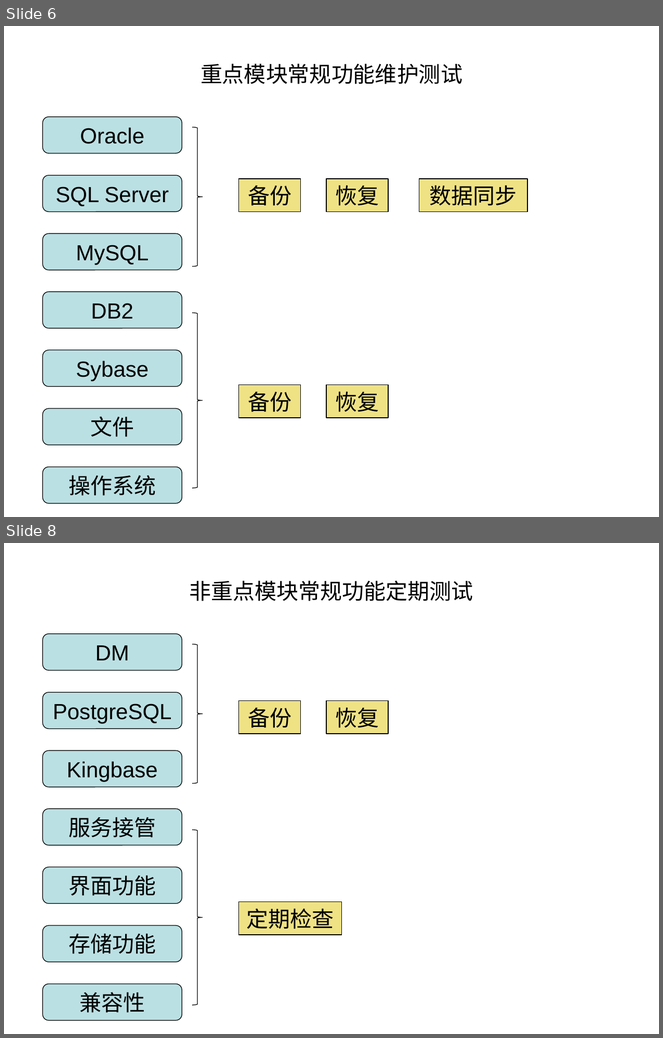
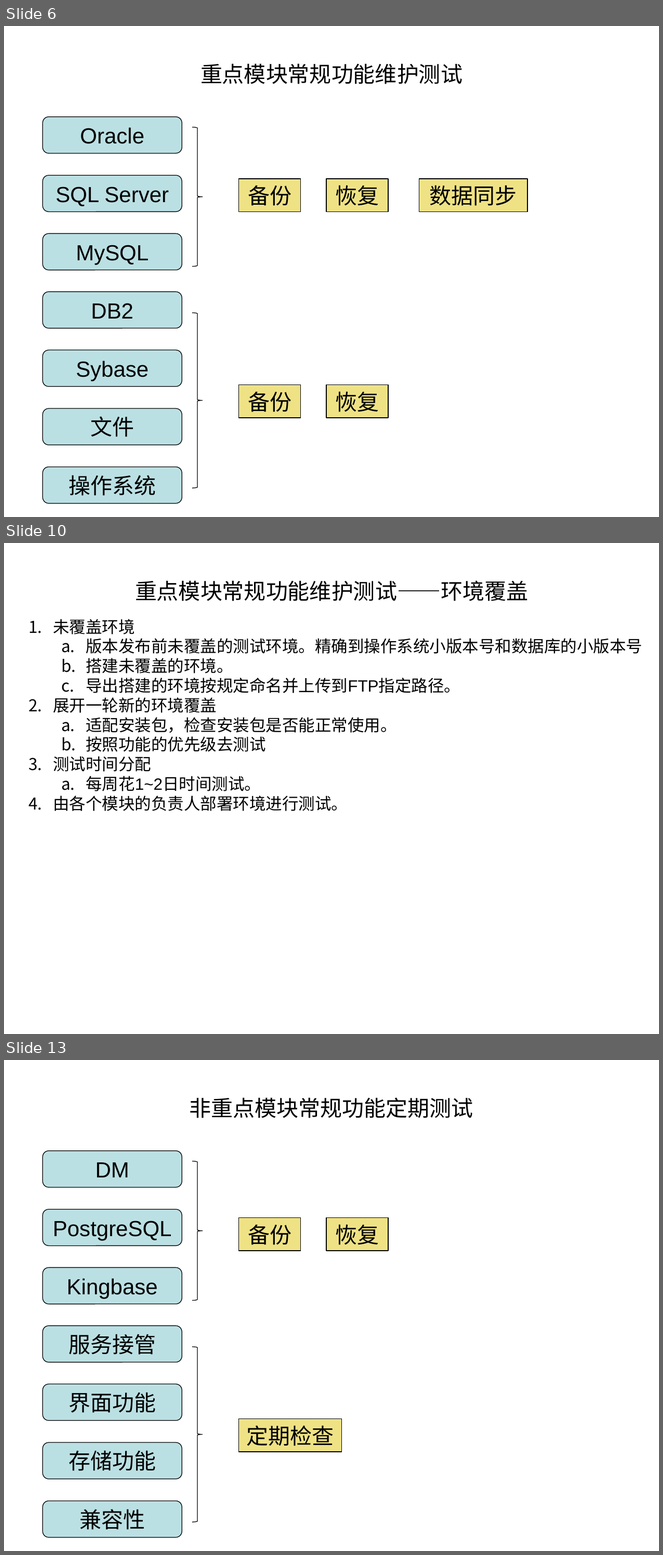
Before and after one commit to irene1990/Teamleader, a slide deck: PPT/Training/release process.ppt. Shown one above the other, each under a label of ours: slides 6 and 8 before the commit, slides 6, 10 and 13 after it; the slides between them are not shown. The pictures are 663x1038 and 663x1555 pixels, drawn with LibreOffice and Linux fonts; fonts in the diff are those of the drawing. Boxes give left, top, right and bottom in pixels: in the first picture for what was removed or moved away, otherwise in the second. Text is boxed around its words. In the diff, an @@ line names an element or a change of style, - is before the commit and + after.

```diff
--- a/PPT/Training/release process.ppt
+++ b/PPT/Training/release process.ppt
@@ slide 10 added at bbox=[4, 543, 659, 1034], background #FFFFFF @@
@@ title added at bbox=[135, 580, 528, 601], 24 pt, text #000000 @@
+重点模块常规功能维护测试——环境覆盖
@@ text added at bbox=[53, 619, 643, 811], 18 pt, text #000000 @@
+1. 未覆盖环境
+  a. 版本发布前未覆盖的测试环境。精确到操作系统小版本号和数据库的小版本号
+  b. 搭建未覆盖的环境。
+  c. 导出搭建的环境按规定命名并上传到FTP指定路径。
+2. 展开一轮新的环境覆盖
+  a. 适配安装包，检查安装包是否能正常使用。
+  b. 按照功能的优先级去测试
+3. 测试时间分配
+  a. 每周花1~2日时间测试。
+4. 由各个模块的负责人部署环境进行测试。
@@ what was slide 8 is now slide 13 @@
```
Also in this commit, not shown: 2 slides changed, 7 other slides added, 2 slides removed.
